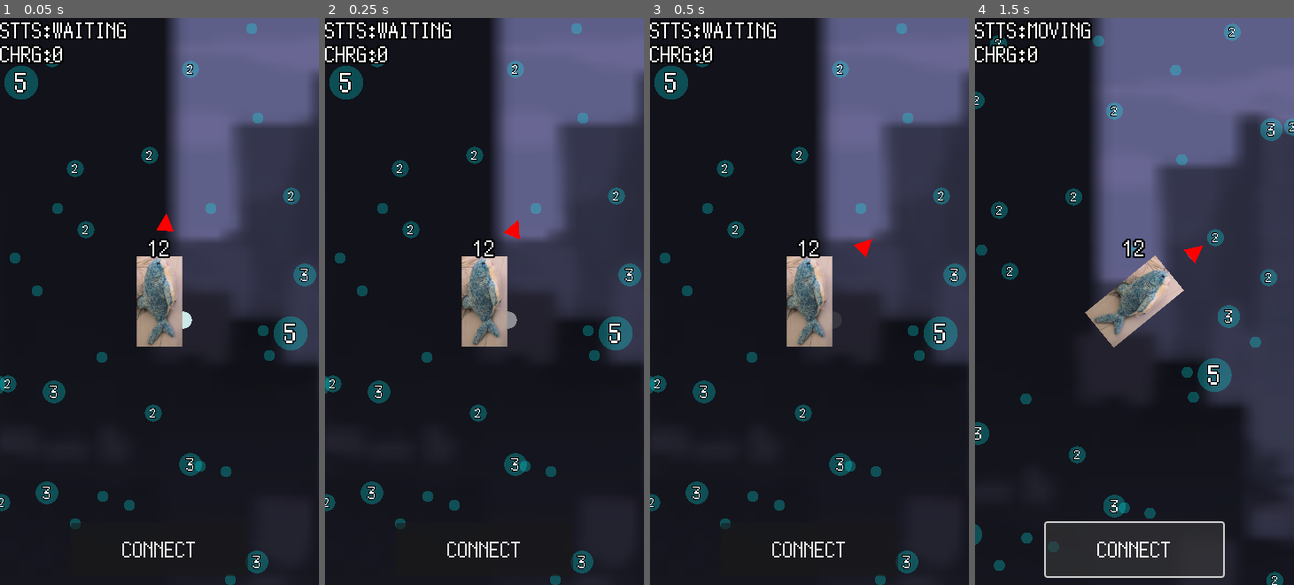
Above: before the commit, frames 1-4 (left to right).
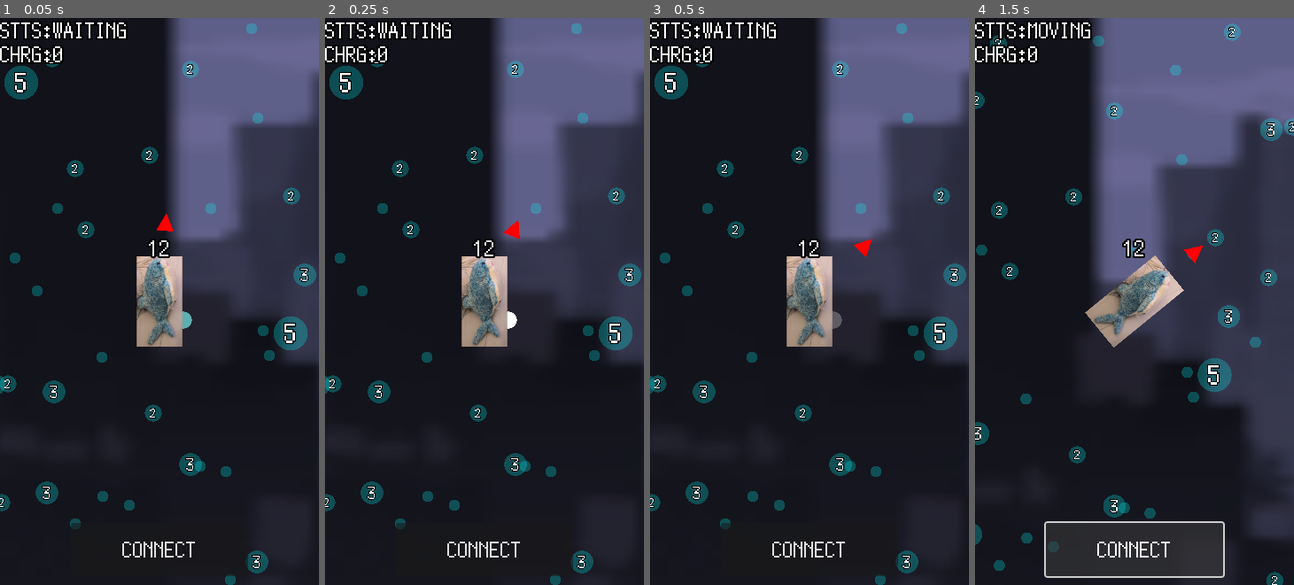
Above: after the commit, the same moments.

Repository: kamikoloss/sharking
Game: Godot game, scene res://scenes/main.tscn
Two runs of this game, one before a commit and one after it. Both use one fixed random seed, a clock stepped at 60 frames per second and the inputs below.
Inputs:
- Up to frame 1 (0.05 s): no input
- Up to frame 2 (0.25 s): no input
- Up to frame 3 (0.5 s): no input
- Up to frame 4 (1.5 s): click "CONNECT" at 0.5 s

The runs differ from the first frame. In frame 1, less than 0.1% of the frame differs, in the area x 56-61%, y 51-55%; in frame 2, less than 0.1%; in frame 3, less than 0.1%; in frame 4, nothing differs.
Error after the commit: Parse Error: Invalid argument for "new()" function: argument 1 should be "Hero" but is "int". (res://scripts/server.gd:34)

Commit message:
Message 実装 (途中)

Diff:
--- a/scripts/client.gd
+++ b/scripts/client.gd
@@ -53,18 +53,15 @@
 
 func _on_web_socket_client_message_received(message: Variant):
 	print("[Client] Message received from server. Message: %s" % [message])
-	var message_type = message["type"] as ServerMessage.MessageType
+	var message_type = message["type"] as Message.MessageType
 	match message_type:
-		ServerMessage.MessageType.PING:
-			# Ping の値を更新する
+		Message.MessageType.PING:
 			pass
-		ServerMessage.MessageType.PLAYER_CONNECTED:
+		Message.MessageType.PLAYER_CONNECTED:
 			peer_id = message.peer_id
-		ServerMessage.MessageType.OTHER_PLAYER_CONNECTED:
-			# 他プレイヤーを作成する
+		Message.MessageType.OTHER_PLAYER_CONNECTED:
 			pass
-		ServerMessage.MessageType.OTHER_PLAYER_DISCONNECTED:
-			# 他プレイヤーを削除する
+		Message.MessageType.OTHER_PLAYER_DISCONNECTED:
 			pass
 
 
--- a/scripts/client_message.gd
+++ /dev/null
@@ -1,2 +0,0 @@
-extends Node
-class_name ClientMessage
--- a/scripts/enum.gd
+++ /dev/null
@@ -1,2 +0,0 @@
-extends Node
-class_name Enum
--- a/scripts/exp.gd
+++ b/scripts/exp.gd
@@ -1,5 +1,5 @@
+class_name Exp
 extends Area2D
-class_name Exp
 
 
 var is_active: bool = true
@@ -9,38 +9,26 @@
 @export var _sprite: Sprite2D
 @export var _label: Label
 
-var _kill_tween: Tween:
+var _die_tween: Tween:
 	get:
-		if _kill_tween:
-			_kill_tween.kill()
-		_kill_tween = create_tween()
-		return _kill_tween
+		if _die_tween:
+			_die_tween.kill()
+		_die_tween = create_tween()
+		return _die_tween
 
 
 func _ready() -> void:
 	area_entered.connect(_on_area_entered)
-	_refresh()
-
-
-# 消滅する
-func kill() -> void:
-	is_active = false
-	_label.visible = false
-
-	var tween = _kill_tween
-	tween.set_ease(Tween.EASE_OUT).set_trans(Tween.TRANS_QUINT)
-	tween.tween_property(_sprite, "self_modulate", Color.WHITE, 0.1)
-	tween.tween_property(_sprite, "self_modulate", Color.TRANSPARENT, 1.0)
-	tween.finished.connect(func(): queue_free())
-	print("[Exp %s] kill." % get_instance_id())
+	_init_visual()
 
 
 func _on_area_entered(area: Area2D) -> void:
 	if area is Hero:
-		kill()
+		_die()
 
 
-func _refresh() -> void:
+# 自身の見た目を決定する
+func _init_visual() -> void:
 	var scale_ratio: = 1.0 + (float(point) - 1.0) / 2.0
 	scale *= scale_ratio
 
@@ -48,3 +36,16 @@
 		_label.text = str(point)
 	else:
 		_label.visible = false
+
+
+# 消滅する
+func _die() -> void:
+	is_active = false
+	_label.visible = false
+
+	var tween = _die_tween
+	tween.set_ease(Tween.EASE_OUT).set_trans(Tween.TRANS_QUINT)
+	tween.tween_property(_sprite, "self_modulate", Color.WHITE, 0.25)
+	tween.tween_property(_sprite, "self_modulate", Color.TRANSPARENT, 1.0)
+	tween.finished.connect(func(): queue_free())
+	print("[Exp %s] die." % get_instance_id())
--- a/scripts/hero.gd
+++ b/scripts/hero.gd
@@ -1,5 +1,5 @@
+class_name Hero
 extends Area2D
-class_name Hero
 
 
 signal move_state_changed
@@ -123,7 +123,7 @@
 	# ARROW_SQ
 	var tween_arrow_sq = _get_tween(TweenType.ARROW_SQ)
 	tween_arrow_sq.set_ease(Tween.EASE_OUT).set_trans(Tween.TRANS_QUINT)
-	tween_arrow_sq.tween_method(func(v): _arrow_square.scale.y = v, charge, 0.0, 0.25)
+	tween_arrow_sq.tween_method(func(v): _arrow_square.scale.y = v, charge, 0.0, 0.5)
 
 	# MOVE
 	_sprite.flip_h = 180.0 < _direction
@@ -141,8 +141,8 @@
 	tween_move.finished.connect(func(): move_state = MoveState.WAITING)
 
 	# finish
-	charge = 0.0
 	print("[Hero] move. direction: %s, charge: %s, dest: %s" % [_direction, charge, dest_position])
+	charge = 0.0 # TODO: クールタイムみたいにじっくり減らす？
 
 
 func _on_area_entered(area: Area2D) -> void:
--- a/scripts/level.gd
+++ b/scripts/level.gd
@@ -1,5 +1,5 @@
+class_name Level
 extends Node2D
-class_name Level
 
 
 var exp_intance_ids: Array[int] = []
--- /dev/null
+++ b/scripts/message.gd
@@ -0,0 +1,91 @@
+class_name Message
+extends Node
+# Server と Client がやり取りするメッセージ
+
+
+# メッセージのタイプ
+# TODO: Class があるならいらない？
+enum MessageType {
+	PING,
+	PLAYER_CONNECTED,
+	OTHER_PLAYER_CONNECTED,
+	OTHER_PLAYER_DISCONNECTED,
+	HERO_SPAWNED,
+	HERO_MOVE_STARTED,
+	HERO_MOVE_FINISHED,
+	#HERO_DAMAGED,
+	#HERO_DEAD,
+	#EXP_SPAWNED,
+}
+
+
+var type: MessageType
+var peer_id: int # アクションを起こした Peer ID
+
+
+# アクションを起こした Client の Peer ID を設定する
+# TODO: CPU は疑似的な Peer ID を設定する
+func set_peer_id(peer_id: int) -> void:
+	self.peer_id = peer_id
+
+
+# (CSC) Ping を計測するとき
+class Ping extends Message:
+	var ping_id: String # 時間差を計算するための識別子
+	var time: int # Client の Unixtime
+	func _init(ping_id: String, time: int) -> void:
+		type = MessageType.PING
+		self.ping_id = ping_id
+		self.time = time
+
+
+# (SC) 自プレイヤーが接続したとき
+class PlayerConnected extends Message:
+	var heros: Dictionary # すでに存在する他プレイヤーの情報 { ID: Hero, ... }
+	var exps: Dictionary # EXP の情報 { ID: Exp, ... }
+	func _init(heros: Dictionary, exps: Dictionary) -> void:
+		type = MessageType.PLAYER_CONNECTED
+		self.heros = heros
+		self.exps = exps
+
+
+# (SC) 他プレイヤーが接続したとき
+class OtherPlayerConnected extends Message:
+	var hero: Hero # 接続した他プレイヤ―の情報
+	func _init(hero: Hero) -> void:
+		type = MessageType.OTHER_PLAYER_CONNECTED
+		self.hero = hero
+
+
+# (SC) 他プレイヤーが切断したとき
+class OtherPlayerDisconnected extends Message:
+	func _init(peer_id: int) -> void:
+		type = MessageType.OTHER_PLAYER_DISCONNECTED
+
+
+# (CSC) Hero が Level に生まれたとき
+class HeroSpanwed extends Message:
+	var position: Vector2
+	func _init(position: Vector2) -> void:
+		type = MessageType.HERO_SPAWNED
+		self.position = position
+
+
+# (CSC) Hero が移動を開始したとき
+class HeroMoveStarted extends Message:
+	var direction: float # 移動方向 (deg)
+	var charge: float # 移動タメ
+	func _init(direction: float, charge: float) -> void:
+		type = MessageType.HERO_MOVE_STARTED
+		self.direction = direction
+		self.charge = charge
+
+
+# (CSC) Hero が移動を終了したとき
+class HeroMoveFinished extends Message:
+	var final_position: Vector2 # 最終的な座標 (調整用)
+	var got_exps: Dictionary # 移動で取得した EXP
+	func _init(final_position: Vector2, got_exps: Dictionary) -> void:
+		type = MessageType.HERO_MOVE_FINISHED
+		self.final_position = final_position
+		self.got_exps = got_exps
--- a/scripts/server.gd
+++ b/scripts/server.gd
@@ -28,21 +28,17 @@
 
 func _on_web_socket_server_client_connected(peer_id: int):
 	print("[Server] New peer connected. ID: ", peer_id)
-	# 接続した本人に送信する
-	_ws_server.send(peer_id, ServerMessage.PlayerConnected.new(peer_id, heros, exps))
-	# 接続した本人以外に送信する
+	_ws_server.send(peer_id, Message.PlayerConnected.new(heros, exps))
 	for pid in _ws_server.peers:
 		if pid != peer_id:
-			_ws_server.send(pid, ServerMessage.OtherPlayerConnected.new(peer_id))
+			_ws_server.send(pid, Message.OtherPlayerConnected.new(peer_id))
 
 
 func _on_web_socket_server_client_disconnected(peer_id: int):
 	print("[Server] Peer disconnected. ID: ", peer_id)
-	# 切断した本人には送信できない
-	# 切断した本人以外に送信する
 	for pid in _ws_server.peers:
 		if pid != peer_id:
-			_ws_server.send(pid, ServerMessage.OtherPlayerDisconnected.new(peer_id))
+			_ws_server.send(pid, Message.OtherPlayerDisconnected.new(peer_id))
 
 
 func _on_web_socket_server_message_received(peer_id: int , message: Variant):
--- a/scripts/server_message.gd
+++ /dev/null
@@ -1,55 +0,0 @@
-extends Node
-class_name ServerMessage
-# Server -> Client のメッセージ
-
-
-# メッセージのタイプ
-enum MessageType {
-	PING,
-	PLAYER_CONNECTED,
-	#PLAYER_DISCONNECTED,
-	OTHER_PLAYER_CONNECTED,
-	OTHER_PLAYER_DISCONNECTED,
-}
-
-
-# Ping を計測するとき
-class Ping:
-	var type: MessageType = MessageType.PING
-	var id: String # 識別子
-	var time: int # Client から送信された Unixtime (そのまま返す)
-	func _init(id: String, time: int):
-		self.id = id
-		self.time = time
-
-
-# 自プレイヤーが接続したとき
-class PlayerConnected:
-	var type: MessageType = MessageType.PLAYER_CONNECTED
-	var peer_id: int # 接続したプレイヤーの Peer ID
-	var heros: Dictionary # すでに接続していた他プレイヤーの情報 { Peer ID: Hero, ... }
-	var exps: Dictionary # 経験値の情報 { Exp ID: Exp, ... }
-	func _init(peer_id: int, heros: Dictionary, exps: Dictionary):
-		self.peer_id = peer_id
-		self.heros = heros
-		self.exps = exps
-
-
-# 自プレイヤーが切断したとき
-# 切断したプレイヤーには届かないのでメッセージはない
-
-
-# 他プレイヤーが接続したとき
-class OtherPlayerConnected:
-	var type: MessageType = MessageType.OTHER_PLAYER_CONNECTED
-	var peer_id: int # 接続した他プレイヤーの Peer ID
-	func _init(peer_id: int):
-		self.peer_id = peer_id
-
-
-# 他プレイヤーが切断したとき
-class OtherPlayerDisconnected:
-	var type: MessageType = MessageType.OTHER_PLAYER_DISCONNECTED
-	var peer_id: int # 切断した他プレイヤーの Peer ID
-	func _init(peer_id: int):
-		self.peer_id = peer_id
